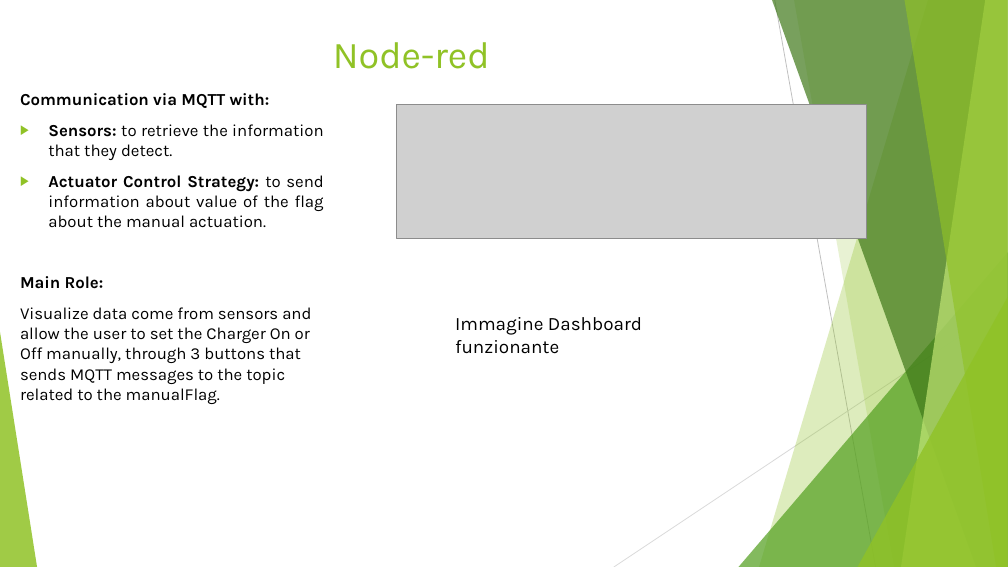
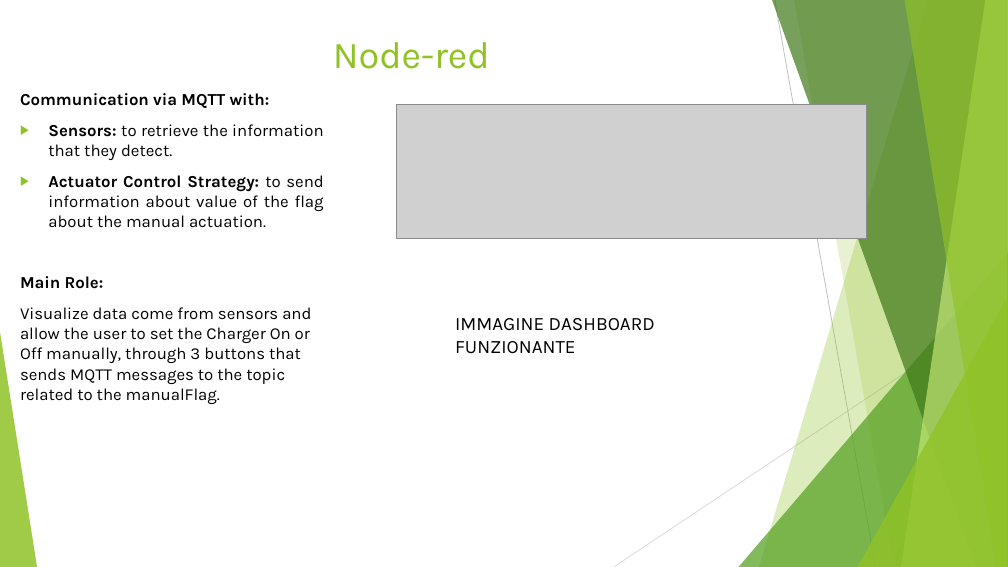
Before and after one commit to annageraci/Battery_Charger_Smart, a slide deck: slide 12 of Materiale Extra/Presentazione del progetto .pptx. Drawn at 1008x567 pixels with LibreOffice and Linux fonts; fonts in the diff are those of the drawing; grey boxes stand for pictures. Boxes give left, top, right and bottom in pixels: in the first picture for what was removed or moved away, otherwise in the second. Text is boxed around its words. In the diff, an @@ line names an element or a change of style, - is before the commit and + after.

```diff
--- a/Materiale Extra/Presentazione del progetto .pptx
+++ b/Materiale Extra/Presentazione del progetto .pptx
@@ text at [455,318,655,354]: text changed @@
-Immagine Dashboard funzionante
+IMMAGINE DASHBOARD FUNZIONANTE
```
Also in this commit, not shown: 1 other slide changed.
